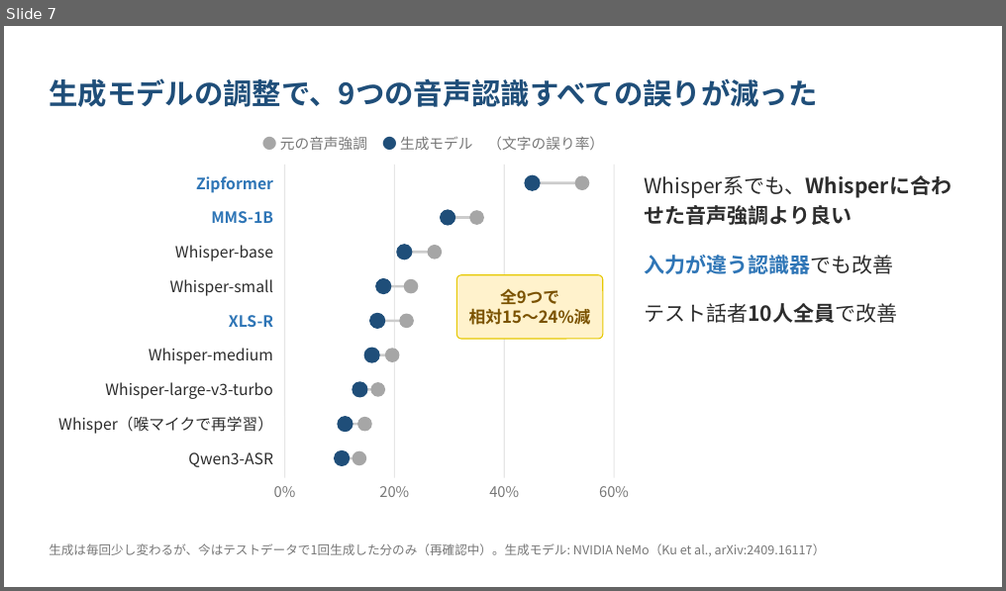
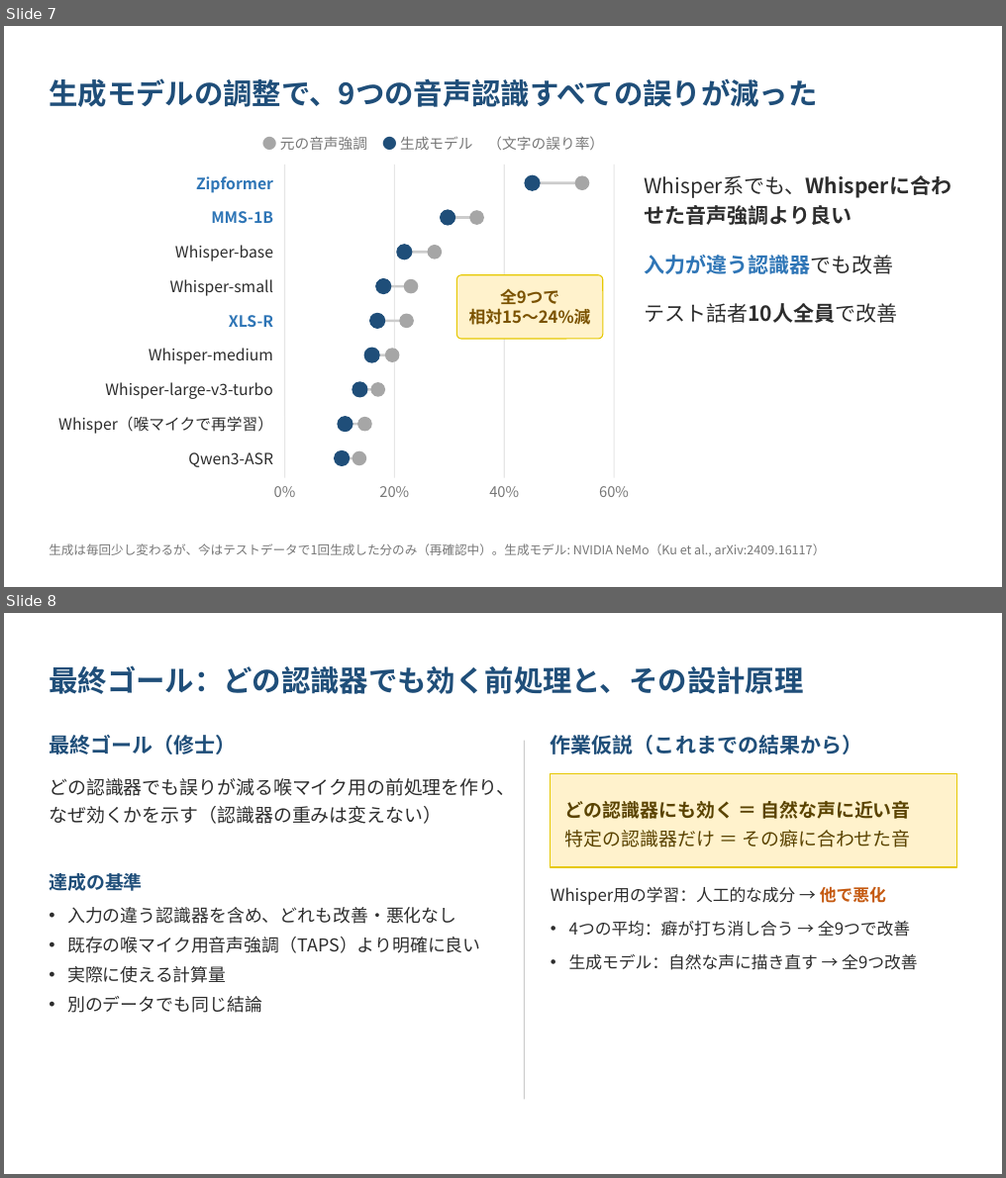
Before and after one commit to kasugayuji0716-art/bone-conduction-research, a slide deck: results/progress_slides_2026-10.pptx. Shown one above the other, each under a label of ours: slide 7 before the commit, slides 7 and 8 after it. The pictures are 1006x591 and 1006x1178 pixels, drawn with LibreOffice and Linux fonts; fonts in the diff are those of the drawing. Boxes give left, top, right and bottom in pixels: in the first picture for what was removed or moved away, otherwise in the second. Text is boxed around its words. In the diff, an @@ line names an element or a change of style, - is before the commit and + after.

```diff
--- a/results/progress_slides_2026-10.pptx
+++ b/results/progress_slides_2026-10.pptx
@@ slide 8 added at (4,613,1002,1174), background #FFFFFF @@
@@ text added at (49,665,803,694), 28 pt, text #1F4E79, bold @@
+最終ゴール：どの認識器でも効く前処理と、その設計原理
@@ text added at (49,735,236,755), 20 pt, text #1F4E79, bold @@
+最終ゴール（修士）
@@ line added from (525, 741) to (525, 1100), #CCCCCC 1 pt @@
@@ text added at (550,735,862,755), 20 pt, text #1F4E79, bold @@
+作業仮説（これまでの結果から）
@@ text added at (49,778,515,824), 18 pt, text #2D2D2D @@
+どの認識器でも誤りが減る喉マイク用の前処理を作り、
+なぜ効くかを示す（認識器の重みは変えない）
@@ rectangle added at (550,774,957,867), fill #FFF2CC, outline #E6C800 1 pt @@
@@ text added at (565,801,911,848), 18 pt, text #5A4300, bold @@
+どの認識器にも効く ＝ 自然な声に近い音
+特定の認識器だけ ＝ その癖に合わせた音
@@ text added at (49,873,142,891), 18 pt, text #1F4E79, bold @@
+達成の基準
@@ text added at (67,907,480,1013), 17 pt, text #2D2D2D @@
+• 入力の違う認識器を含め、どれも改善・悪化なし
+• 既存の喉マイク用音声強調（TAPS）より明確に良い
+• 実際に使える計算量
+• 別のデータでも同じ結論
@@ text added at (550,886,918,970), 16 pt, text #2D2D2D @@
+• Whisper用の学習：人工的な成分 → 他で悪化
+• 4つの平均：癖が打ち消し合う → 全9つで改善
+• 生成モデル：自然な声に描き直す → 全9つ改善
```
Also in this commit, not shown: 1 other slide added, 1 slide removed, 2 other files.
